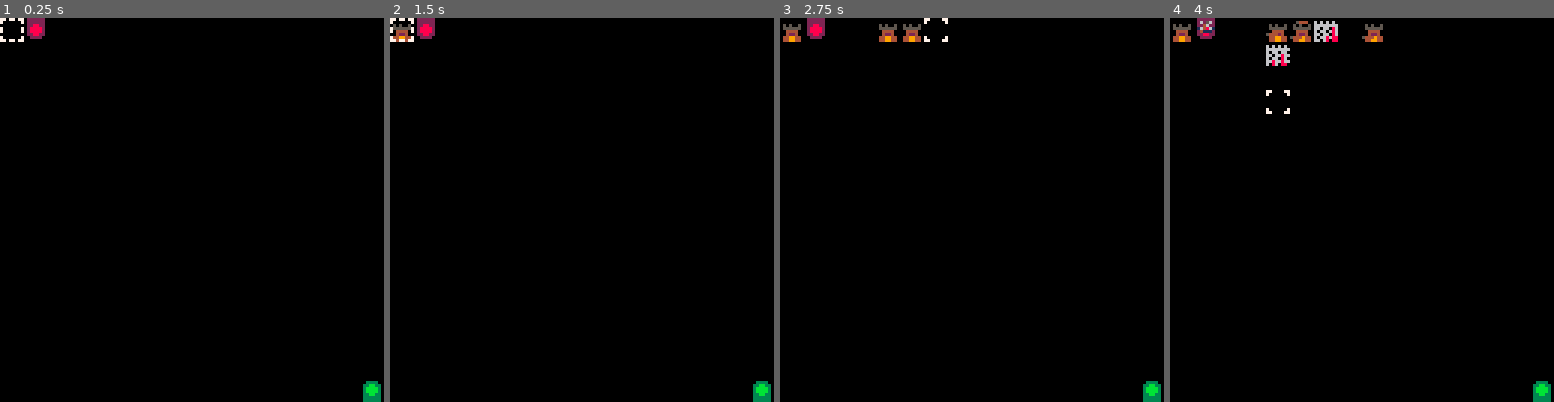
Above: before the commit, frames 1-4 (left to right).
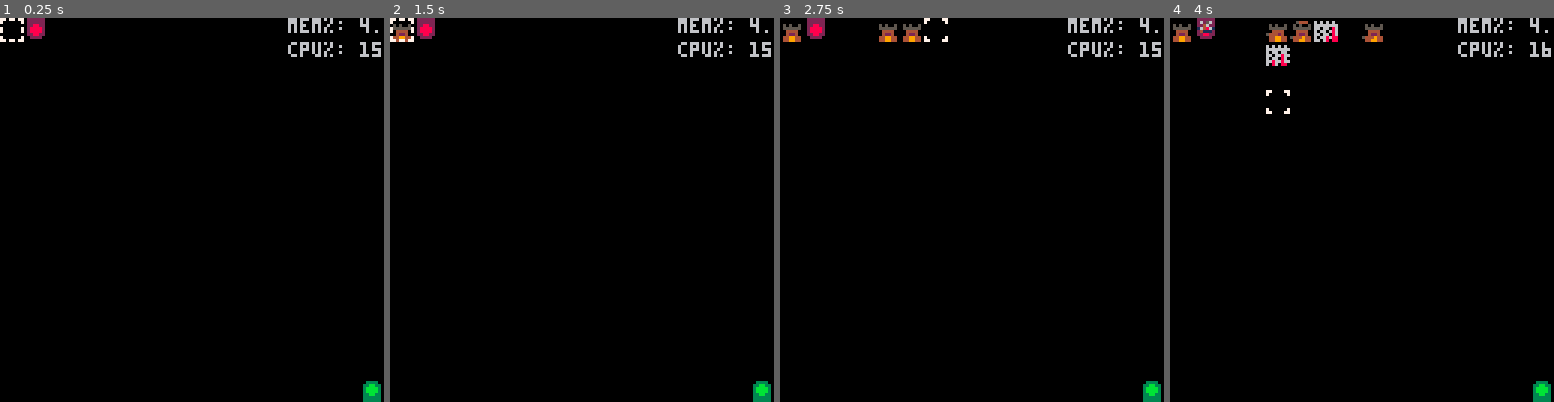
Above: after the commit, the same moments.

Repository: ClaytonKnittel/pico8-test
Game: PICO-8 cartridge clatt.p8
Two runs of this game, one before a commit and one after it. Both use one fixed random seed, a clock stepped at 60 frames per second and the inputs below.
Inputs:
- Up to frame 1 (0.25 s): no input
- Up to frame 2 (1.5 s): tap X (X key) at 0.33, 1.07 s; tap O (Z key) at 0.7 s
- Up to frame 3 (2.75 s): hold Right 1.6-2.1 s; tap O (Z key) at 1.7, 2.1, 2.5 s; tap X (X key) at 1.85 s; hold Up 2.15-2.42 s; hold Right from 2.47 s (still down)
- Up to frame 4 (4 s): tap O (Z key) at 2.9, 3.3, 3.7 s; tap X (X key) at 2.97 s; release Right at 3.03 s; hold Left 3.08-3.58 s; hold Down 3.63-3.97 s

The runs differ from the first frame. In frame 1, 0.7% of the frame differs, in the area x 75-100%, y 0-11%; in frame 2, 0.7%; in frame 3, 0.7%; in frame 4, 0.7%.

Commit message:
debugged?

Diff:
--- a/clatt.p8
+++ b/clatt.p8
@@ -2,7 +2,7 @@
 version 43
 __lua__
 
-DEBUG = false
+DEBUG = true
 DEBUG_DISPLAY_DIR_MAP = false
 
 LEFT = 0
@@ -582,61 +582,62 @@
   return archer
 end
 
-function MakePinwheel(pos)
-  local pinwheel = {}
-
-  local range = 10
-  local fire_rate = 5
-  local fire_rate_cooldown = 0
-  local frames = 0
-  local radius = 5
-  local direction_idx = 0
-  local n_directions = 8
-
-  function pinwheel.update()
-    local result = {
-      should_erase = false,
-    }
-    frames += 1
-
-    if fire_rate_cooldown == 0 then
-      -- brrrrr
-…(4 lines of a section not shown)…
-      target_pos = pinwheel.pos() + target_pos
-
-
-      local function spawn_arrow()
-        return MakeArrow(pinwheel.pos(), target_enemy.pos())
-      end
-      entity_map.try_spawn(spawn_arrow)
-
-      fire_rate_cooldown = fire_rate
-
-      direction_idx = (direction_idx + 1) % n_directions
-    else
-      fire_rate_cooldown -= 1
-    end
-
-    return result
-  end
-
-  function pinwheel.draw()
-    -- pass
-  end
-
-  function pinwheel.type_id()
-    return TypeId.PINWHEEL
-  end
-
-  function pinwheel.pos()
-    return pos
-  end
-
-  return pinwheel
-end
+-- function MakePinwheel(pos)
+--   local pinwheel = {}
+
+--   local range = 10
+--   local fire_rate = 5
+--   local fire_rate_cooldown = 0
+--   local frames = 0
+--   local radius = 5
+--   local direction_idx = 0
+--   local n_directions = 8
+
+--   function pinwheel.update()
+--     local result = {
+--       should_erase = false,
+--     }
+--     frames += 1
+
+--     if fire_rate_cooldown == 0 then
+--       -- brrrrr
+--       if direction_idx == 0:
+--         target_pos = {x=0, y=-1}
+
+
+
+--       target_pos = pinwheel.pos() + target_pos
+
+
+--       local function spawn_arrow()
+--         return MakeArrow(pinwheel.pos(), target_enemy.pos())
+--       end
+--       entity_map.try_spawn(spawn_arrow)
+
+--       fire_rate_cooldown = fire_rate
+
+--       direction_idx = (direction_idx + 1) % n_directions
+--     else
+--       fire_rate_cooldown -= 1
+--     end
+
+--     return result
+--   end
+
+--   function pinwheel.draw()
+--     -- pass
+--   end
+
+--   function pinwheel.type_id()
+--     return TypeId.PINWHEEL
+--   end
+
+--   function pinwheel.pos()
+--     return pos
+--   end
+
+--   return pinwheel
+-- end
 
 function MakeEntityMap()
   entity_map = {}
